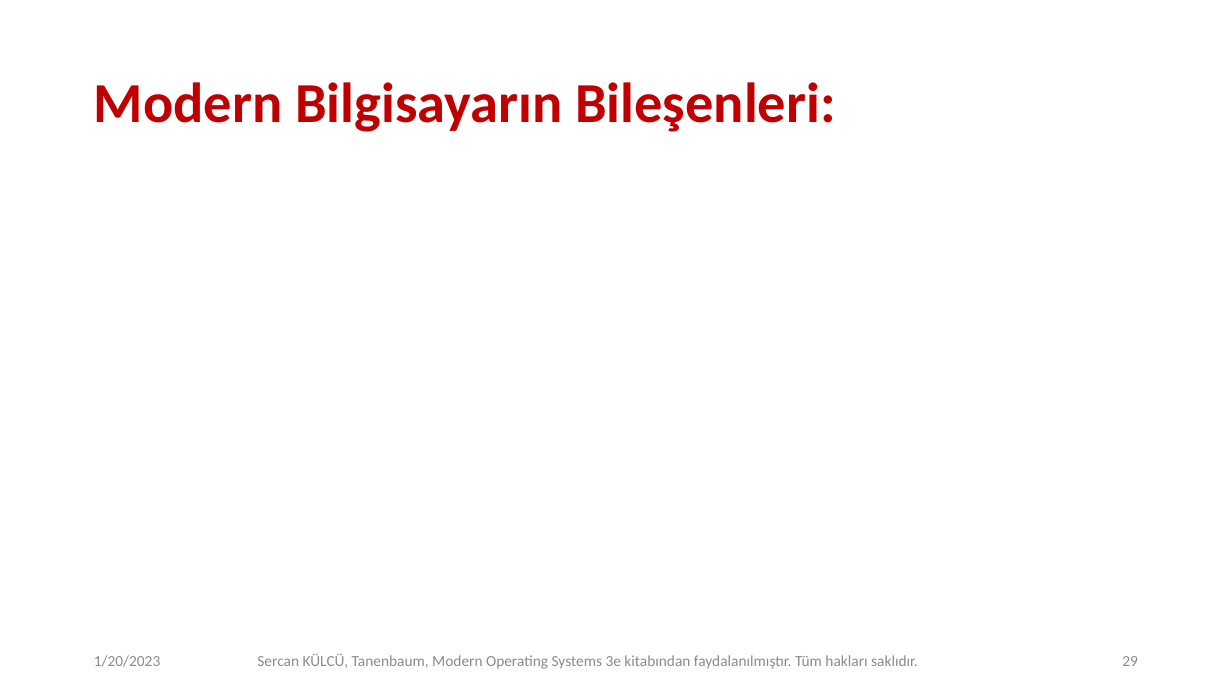
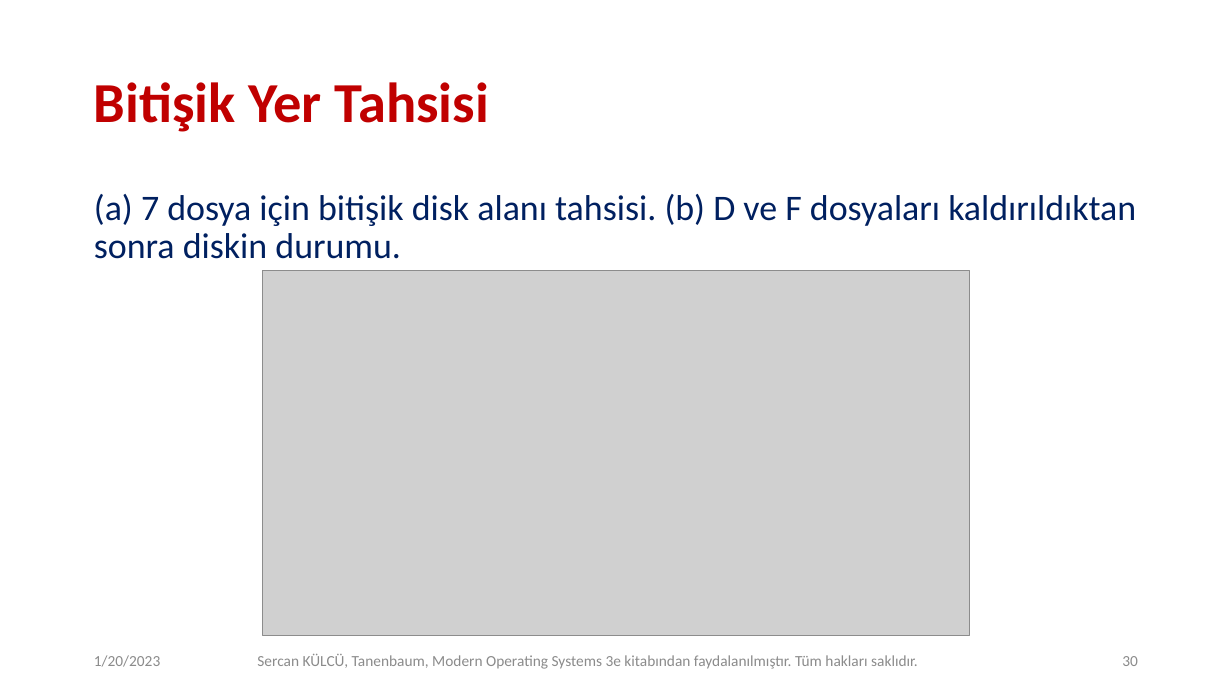
Before and after one commit to sercankulcu/sercankulcu.github.io, a slide deck: slide 30 of files/os/4_Bolum_4_Dosya.pptx (slide 29 before the commit). Drawn at 1232x693 pixels with LibreOffice and Linux fonts; fonts in the diff are those of the drawing; grey boxes stand for pictures. Boxes give left, top, right and bottom in pixels: in the first picture for what was removed or moved away, otherwise in the second. Text is boxed around its words. In the diff, an @@ line names an element or a change of style, - is before the commit and + after.

```diff
--- a/files/os/4_Bolum_4_Dosya.pptx
+++ b/files/os/4_Bolum_4_Dosya.pptx
@@ title at [94,82,489,132]: text changed @@
-Modern Bilgisayarın Bileşenleri:
+Bitişik Yer Tahsisi
@@ text added at [94,194,1136,259], 28 pt, text #002060 @@
+(a) 7 dosya için bitişik disk alanı tahsisi. (b) D ve F dosyaları kaldırıldıktan sonra diskin durumu.
@@ picture added at [262,271,970,636] @@
@@ page number at [1122,656,1138,666]: text changed @@
-29
+30
```
Also in this commit, not shown: 5 other slides changed, 5 slides added, 1 other file.
